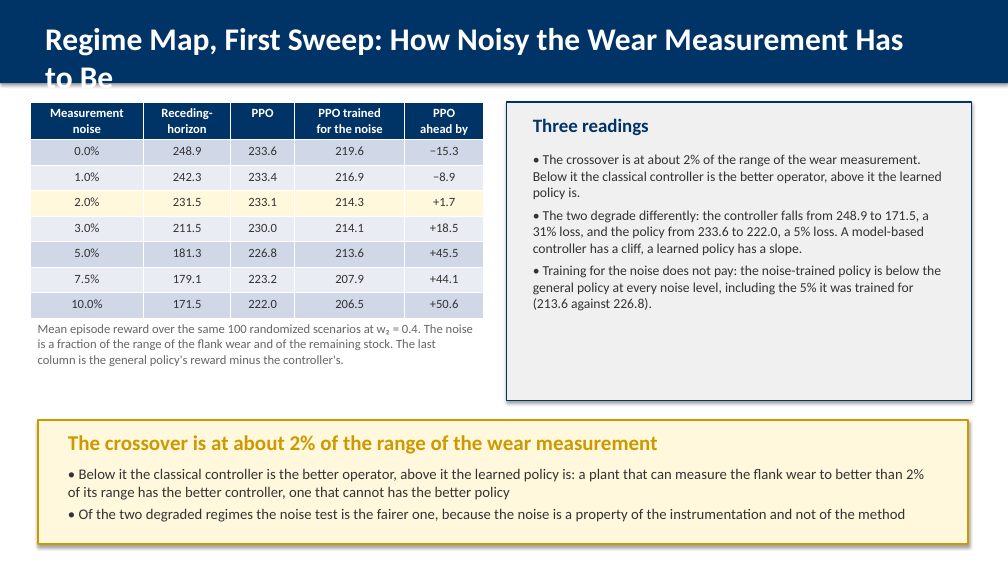
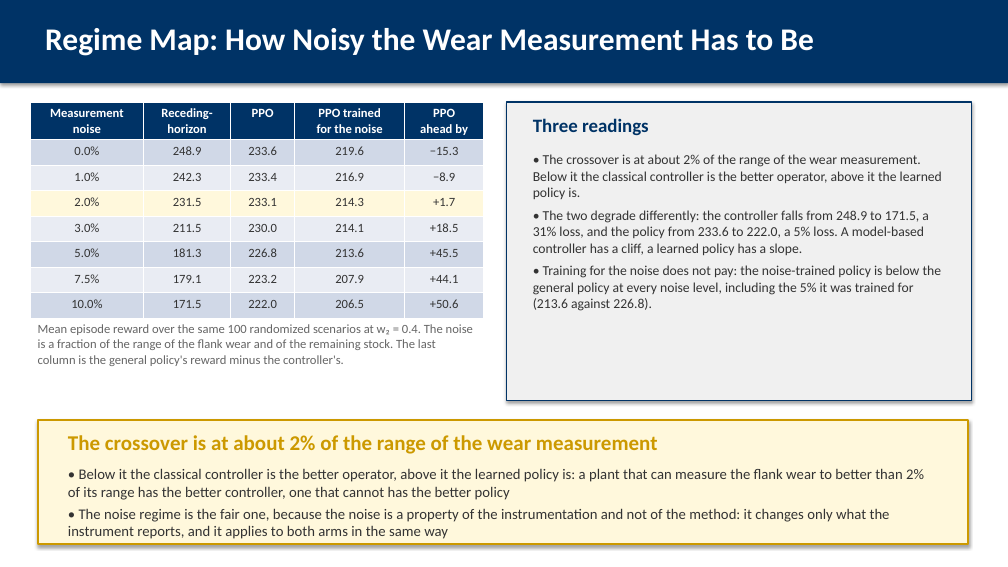
Before and after one commit to AbhinandIITM/AI-in-Mfg, a slide deck: slide 17 of report/presentation.pptx (slide 16 before the commit). Drawn at 1008x567 pixels with LibreOffice and Linux fonts; fonts in the diff are those of the drawing. Boxes give left, top, right and bottom in pixels: in the first picture for what was removed or moved away, otherwise in the second. Text is boxed around its words. In the diff, an @@ line names an element or a change of style, - is before the commit and + after.

Commit message:
docs: the wrong model of the material is out of every document
The report, the deck and the PowerPoint file carry the two regimes and the
one sweep, the three new figures are placed next to the text they belong
to, and the claim is the noise one: the learned policy is the better
operator once the wear measurement is noisier than about 2% of its range,
and inside a perfect digital twin the classical controller is better by a
margin that is inside the noise.

The report is 40 pages with 12 figures, the deck 38 frames, the PowerPoint
file 33 slides.

```diff
--- a/report/presentation.pptx
+++ b/report/presentation.pptx
@@ text at bbox=[45, 28, 813, 56]: text changed @@
-Regime Map, First Sweep: How Noisy the Wear Measurement Has to Be
+Regime Map: How Noisy the Wear Measurement Has to Be
@@ text at bbox=[68, 508, 890, 539]: text changed @@
-• Of the two degraded regimes the noise test is the fairer one, because the noise is a property of the instrumentation and not of the method
+• The noise regime is the fair one, because the noise is a property of the instrumentation and not of the method: it changes only what the instrument reports, and it applies to both arms in the same way
```
Also in this commit, not shown: 7 other slides changed, 3 slides added, 1 slide removed, 8 other files.
